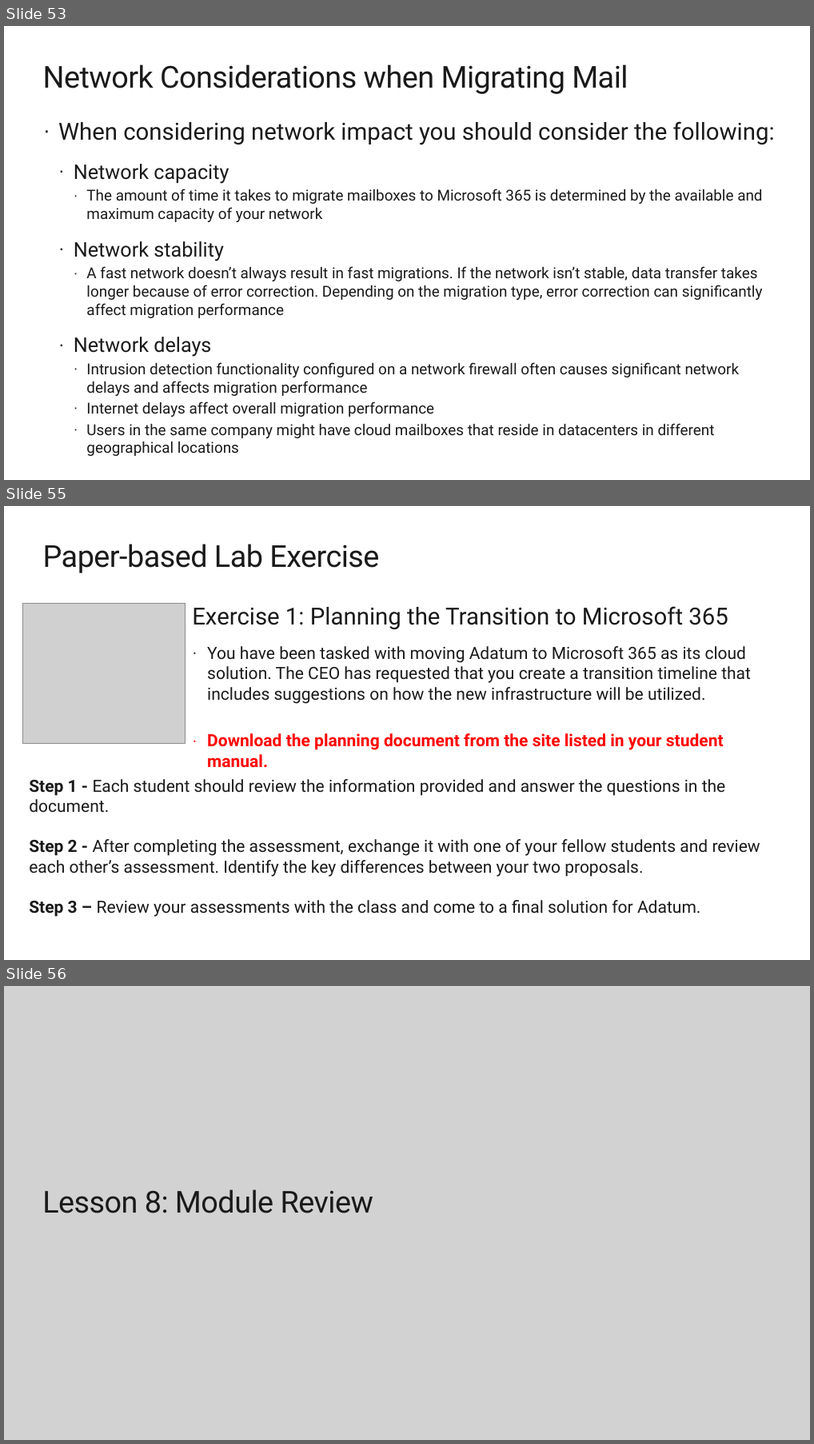
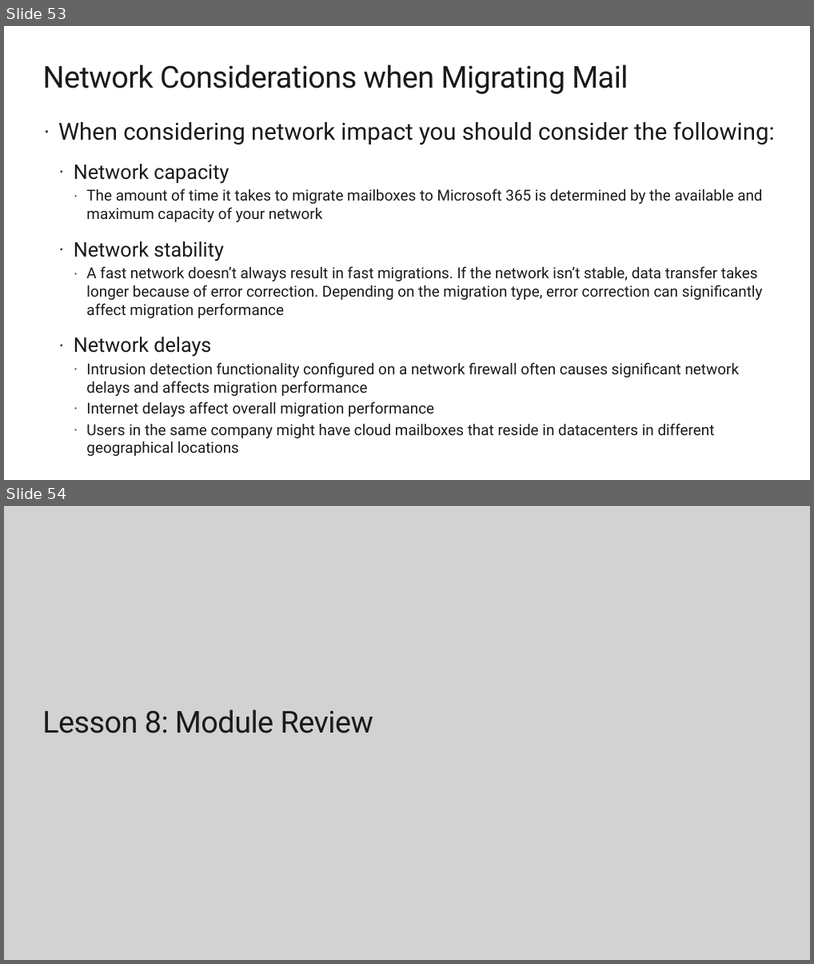
Before and after one commit to JPOWER4/Microsoft-365-Admin, a slide deck: MS-100T00A-ENU-PowerPoint_01.pptx. Shown one above the other, each under a label of ours: slides 53, 55 and 56 before the commit, slides 53 and 54 after it; the slides between them are not shown. The pictures are 814x1444 and 814x964 pixels, drawn with LibreOffice and Linux fonts; fonts in the diff are those of the drawing; grey boxes stand for pictures; background and template pictures are left out. Boxes give left, top, right and bottom in pixels: in the first picture for what was removed or moved away, otherwise in the second. Text is boxed around its words. In the diff, an @@ line names an element or a change of style, - is before the commit and + after.

```diff
--- a/MS-100T00A-ENU-PowerPoint_01.pptx
+++ b/MS-100T00A-ENU-PowerPoint_01.pptx
@@ slide 55 removed at <box>4,506,810,960</box>, background #FFFFFF @@
@@ title removed at <box>43,544,379,573</box> @@
-Paper-based Lab Exercise
@@ picture removed at <box>22,604,185,743</box> @@
@@ text removed at <box>192,606,751,768</box> @@
-Exercise 1: Planning the Transition to Microsoft 365
-· You have been tasked with moving Adatum to Microsoft 365 as its cloud solution. The CEO has requested that you create a transition timeline that includes suggestions on how the new infrastructure will be utilized.
-· Download the planning document from the site listed in your student manual.
@@ text removed at <box>29,779,761,916</box> @@
-Step 1 - Each student should review the information provided and answer the questions in the document.
-Step 2 - After completing the assessment, exchange it with one of your fellow students and review each other’s assessment. Identify the key differences between your two proposals.
-Step 3 – Review your assessments with the class and come to a final solution for Adatum.
@@ what was slide 56 is now slide 54 @@
```
Also in this commit, not shown: 1 other slide removed, 7 other files.
